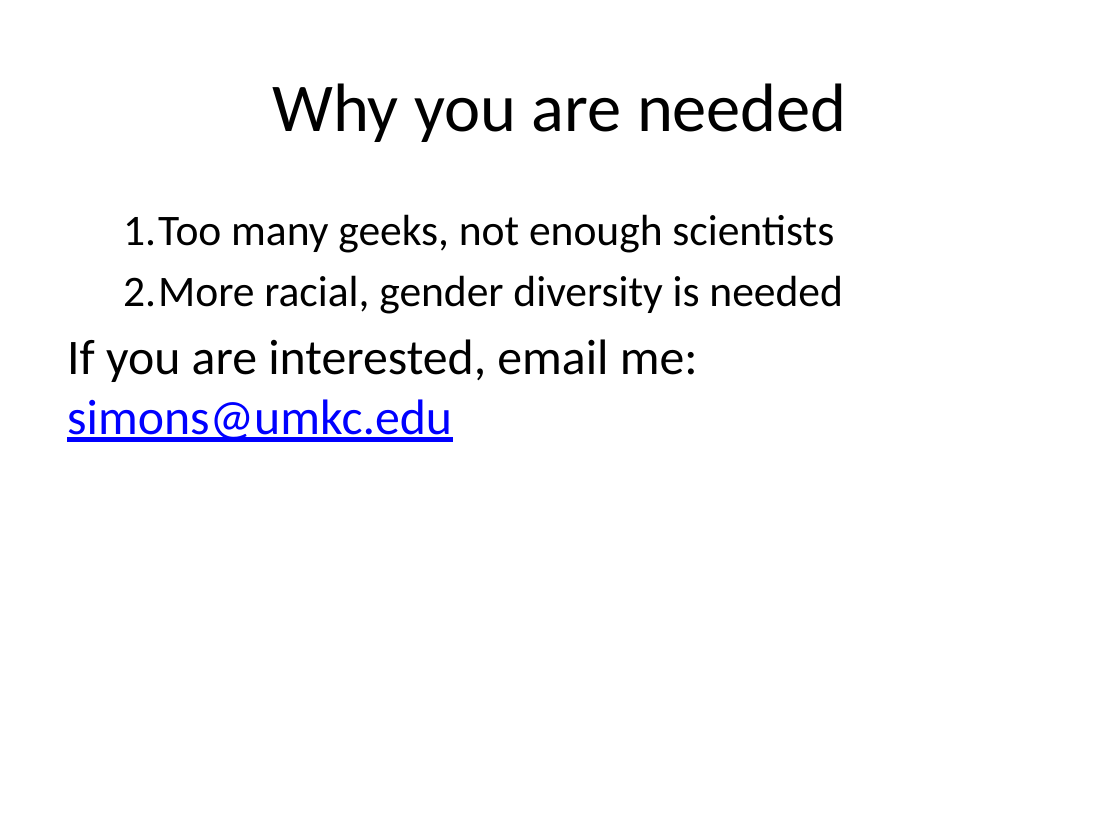
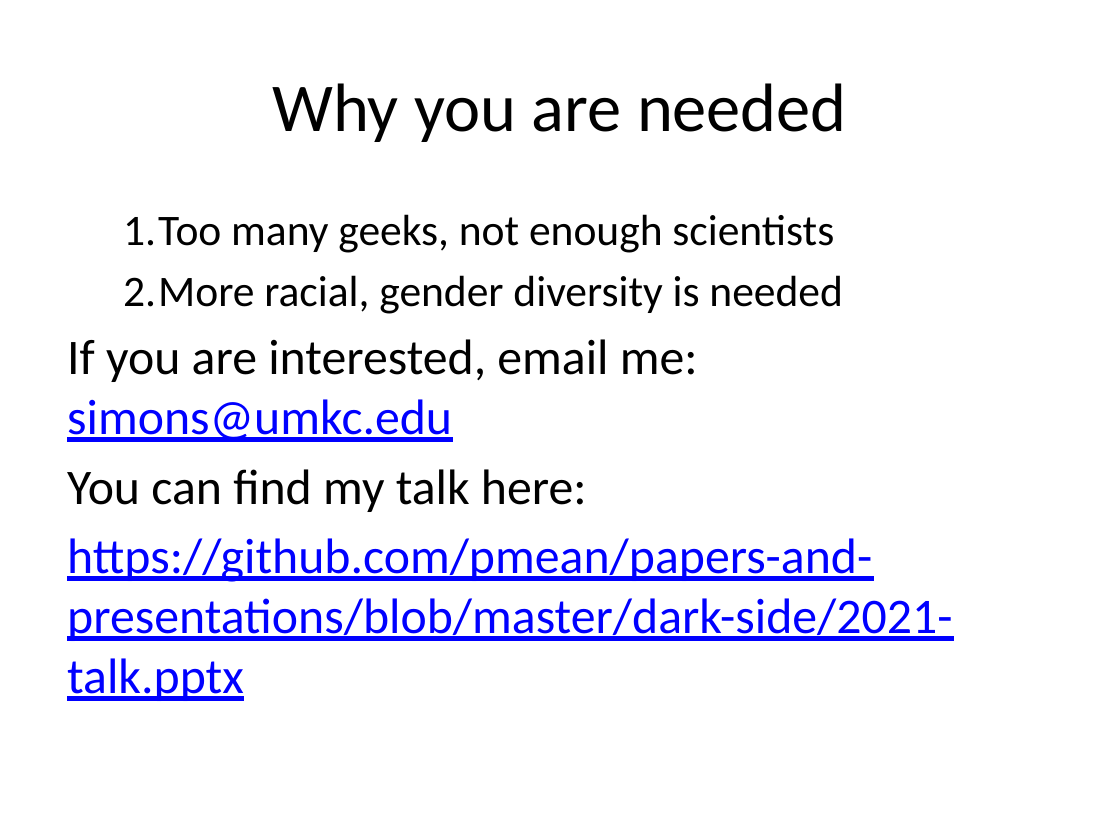
Before and after one commit to pmean/papers-and-presentations, a slide deck: slide 34 of dark-side/2021-talk.pptx. Drawn at 1120x840 pixels with LibreOffice and Linux fonts; fonts in the diff are those of the drawing. Boxes give left, top, right and bottom in pixels: in the first picture for what was removed or moved away, otherwise in the second. Text is boxed around its words. In the diff, an @@ line names an element or a change of style, - is before the commit and + after.

Commit message:
Added link on final page of dark-side talk

```diff
--- a/dark-side/2021-talk.pptx
+++ b/dark-side/2021-talk.pptx
@@ text at (67, 469, 952, 701): paragraphs added @@
+You can find my talk here:
+https://github.com/pmean/papers-and-presentations/blob/master/dark-side/2021-talk.pptx
```
Also in this commit, not shown: 1 other file.
